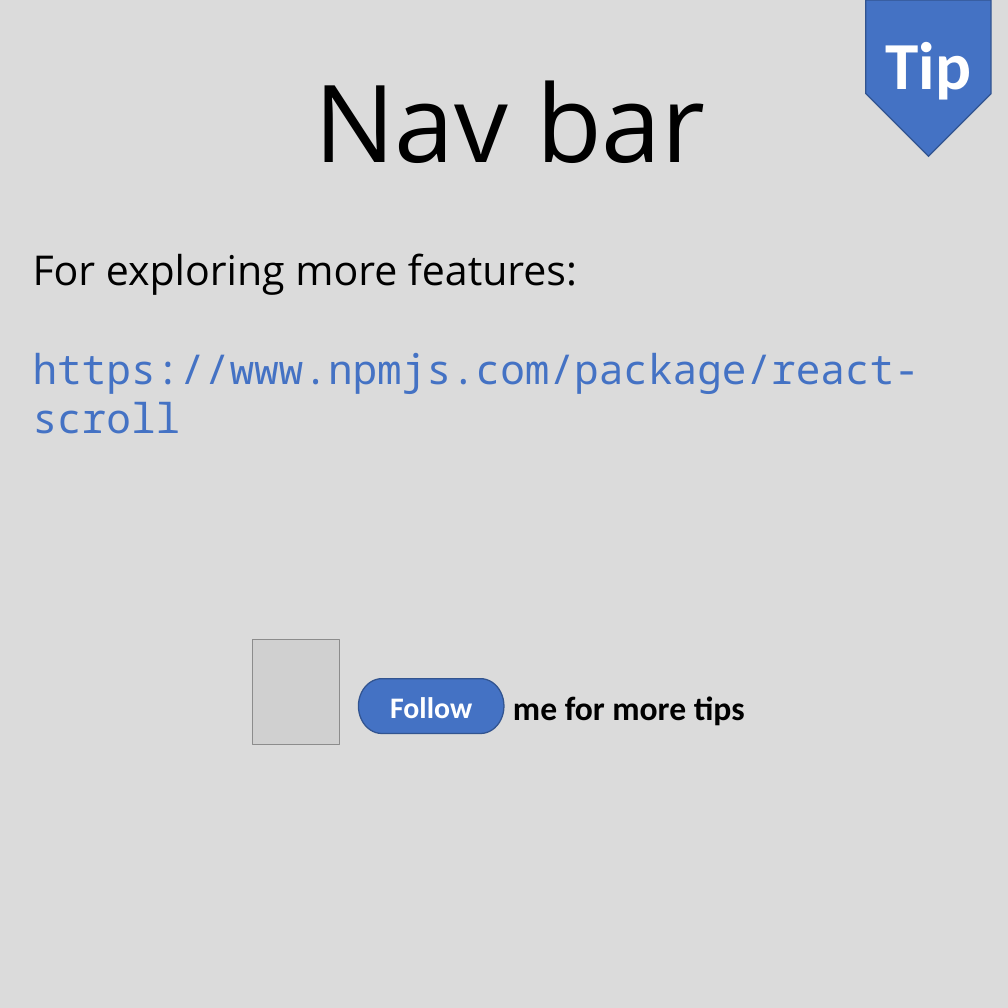
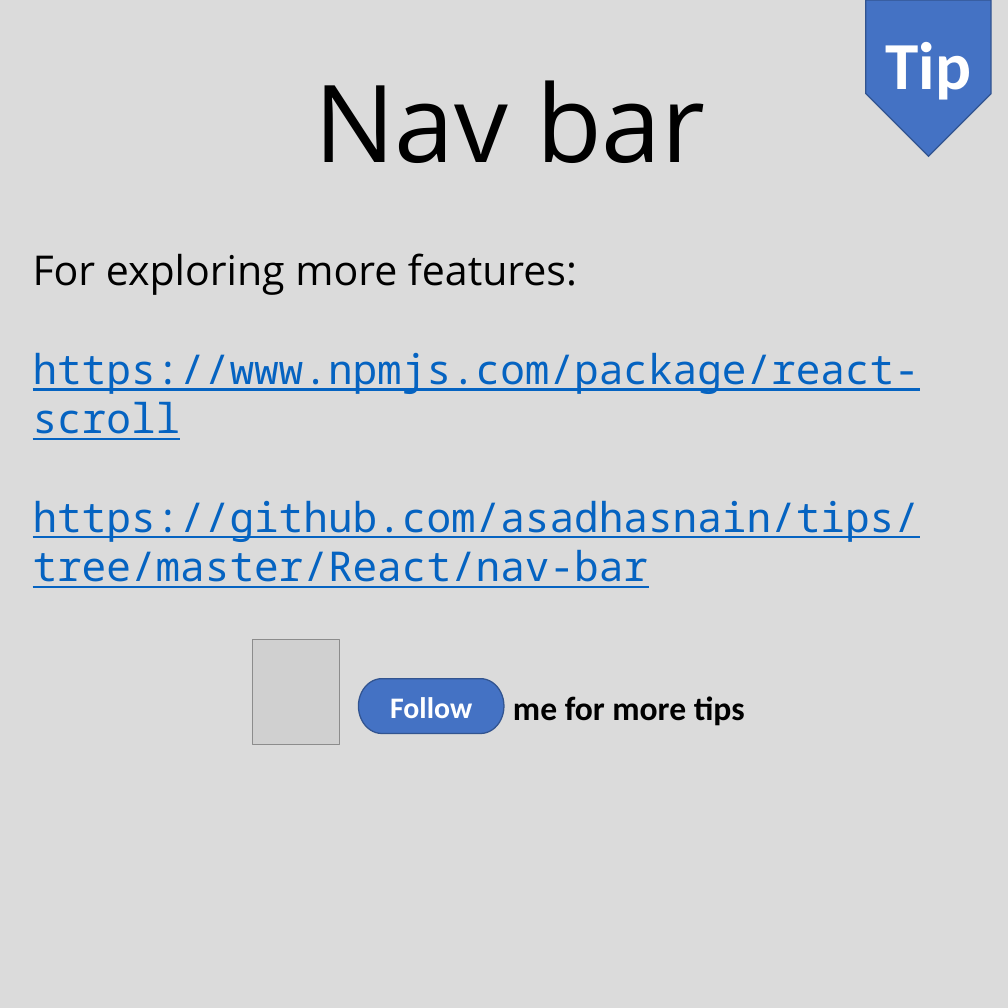
Before and after one commit to asadhasnain/tips, a slide deck: slide 8 of React/nav-bar/Nav-bar.pptx. Drawn at 1008x1008 pixels with LibreOffice and Linux fonts; fonts in the diff are those of the drawing; grey boxes stand for pictures. Boxes give left, top, right and bottom in pixels: in the first picture for what was removed or moved away, otherwise in the second. Text is boxed around its words. In the diff, an @@ line names an element or a change of style, - is before the commit and + after.

```diff
--- a/React/nav-bar/Nav-bar.pptx
+++ b/React/nav-bar/Nav-bar.pptx
@@ text at bbox=[33, 352, 920, 440]: text colour #4472C4 to #0563C1, underline on in "https://www.npmjs.com/package/react-scroll" @@
@@ text at bbox=[33, 500, 920, 588]: paragraph added @@
+https://github.com/asadhasnain/tips/tree/master/React/nav-bar
```
Also in this commit, not shown: 7 other slides changed, 2 other files.
